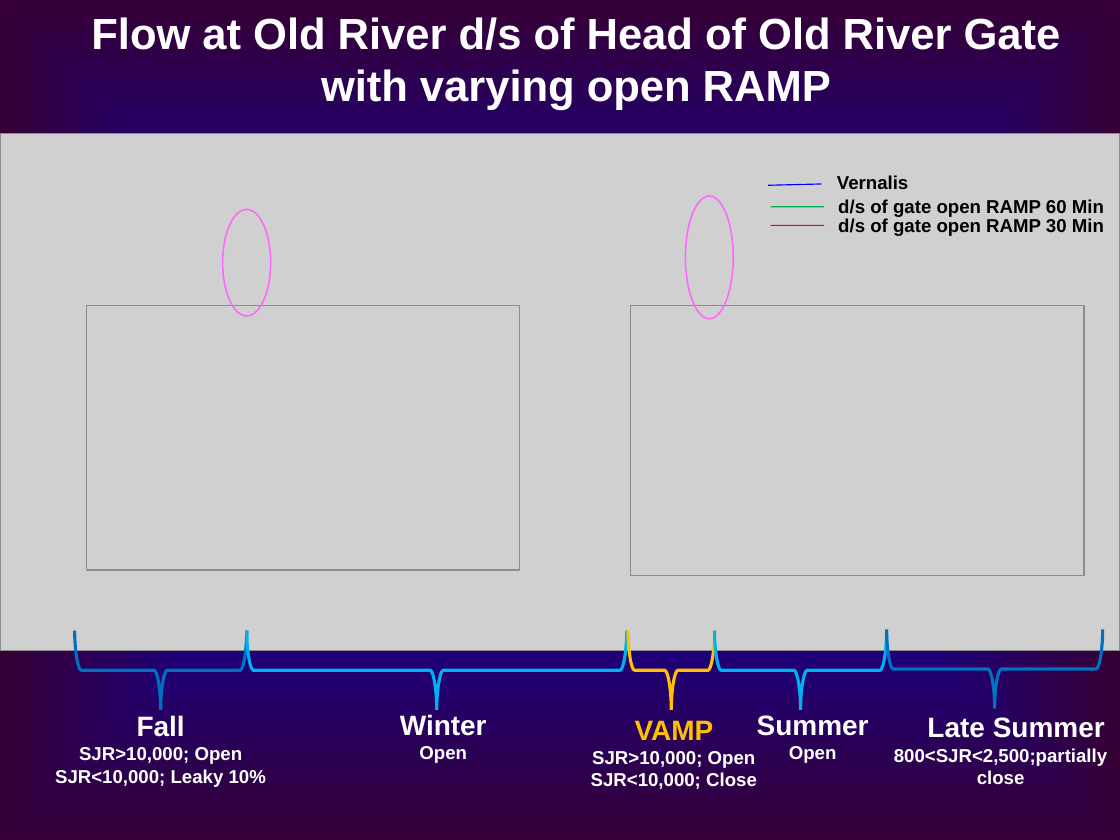
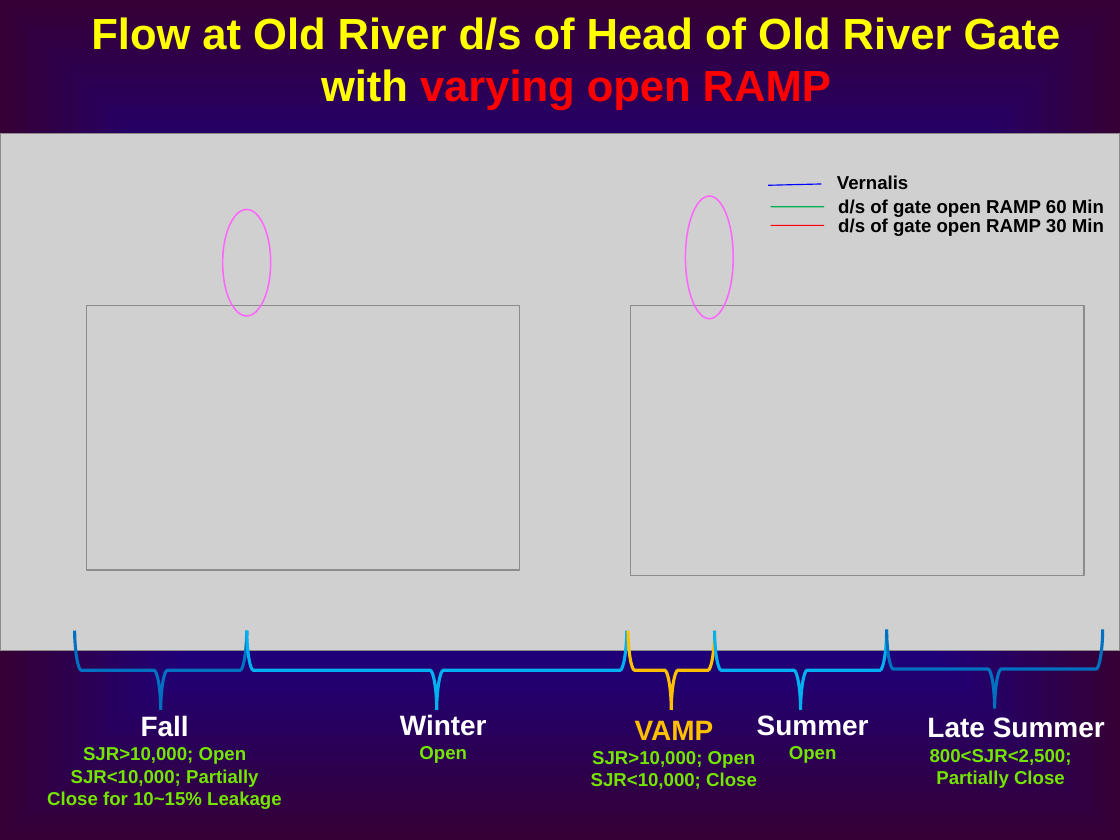
Before and after one commit to CADWRDeltaModeling/dsm2, a slide deck: slide 18 of dsm2/presentations/DSM2 Operting Rule.ppt. Drawn at 1120x840 pixels with LibreOffice and Linux fonts; fonts in the diff are those of the drawing; grey boxes stand for pictures. Boxes give left, top, right and bottom in pixels: in the first picture for what was removed or moved away, otherwise in the second. Text is boxed around its words. In the diff, an @@ line names an element or a change of style, - is before the commit and + after.

```diff
--- a/dsm2/presentations/DSM2 Operting Rule.ppt
+++ b/dsm2/presentations/DSM2 Operting Rule.ppt
@@ text "Flow at Old River d/s ..." at (x1=91, y1=17, x2=1061, y2=110): text colour #FFFFFF to #FFFF00 in "Flow at Old River d/s of Head ...", "with"; text colour #FFFFFF to #FF0000 in "varying open RAMP" @@
@@ text "Fall" moved from (x1=55, y1=715, x2=266, y2=787) to (x1=47, y1=715, x2=282, y2=809) @@
@@ text at (x1=83, y1=747, x2=247, y2=764): text colour #FFFFFF to #73E500 in "SJR>10,000; Open" @@
@@ text at (x1=419, y1=746, x2=467, y2=763): text colour #FFFFFF to #73E500 in "Open" @@
@@ text at (x1=789, y1=746, x2=837, y2=763): text colour #FFFFFF to #73E500 in "Open" @@
@@ text at (x1=930, y1=749, x2=1072, y2=788): text changed; text colour #FFFFFF to #73E500 @@
-800<SJR<2,500;partially close
+800<SJR<2,500;
+Partially Close
@@ text at (x1=47, y1=769, x2=282, y2=809): text changed; text colour #FFFFFF to #73E500 @@
-SJR<10,000; Leaky 10%
+SJR<10,000; Partially Close for 10~15% Leakage
@@ text at (x1=591, y1=751, x2=757, y2=789): text colour #FFFFFF to #73E500 in "SJR>10,000; Open", "SJR<10,000; Close" @@
```
Also in this commit, not shown: 19 other slides changed, 1 slide added, 1 slide removed.
